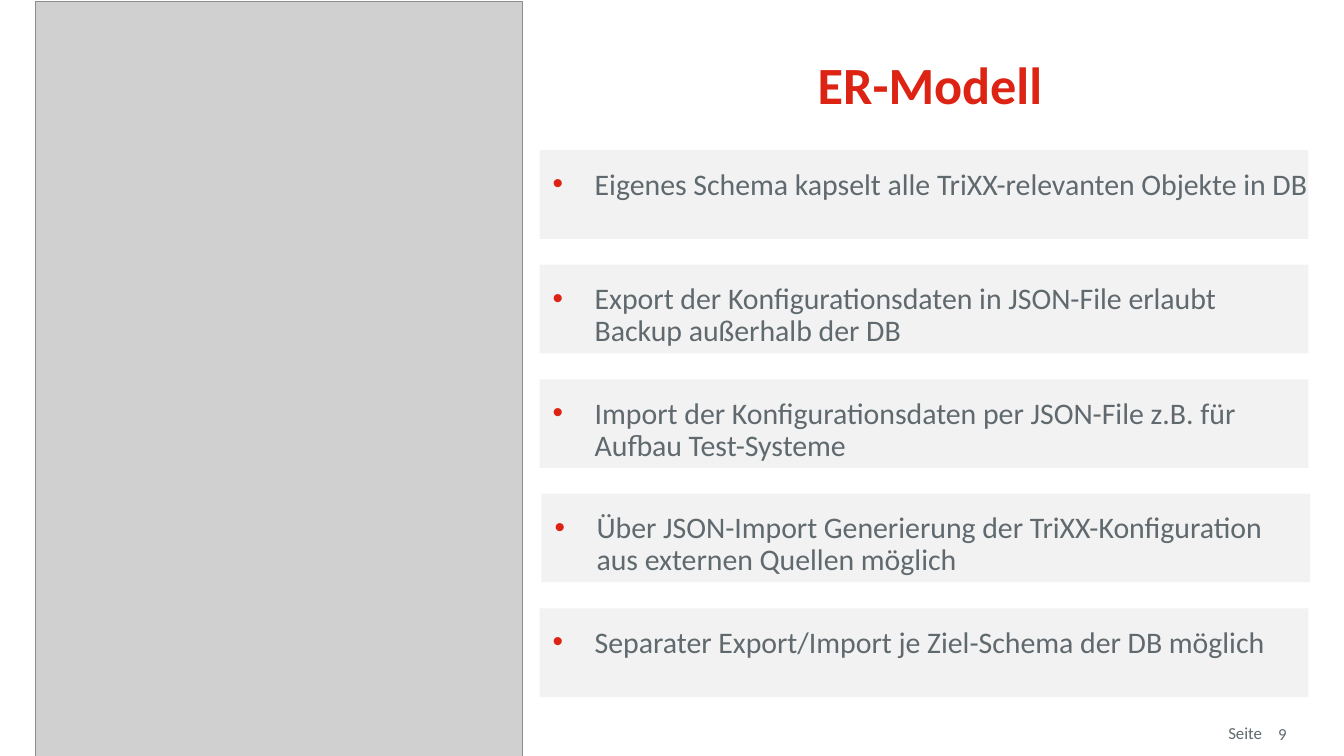
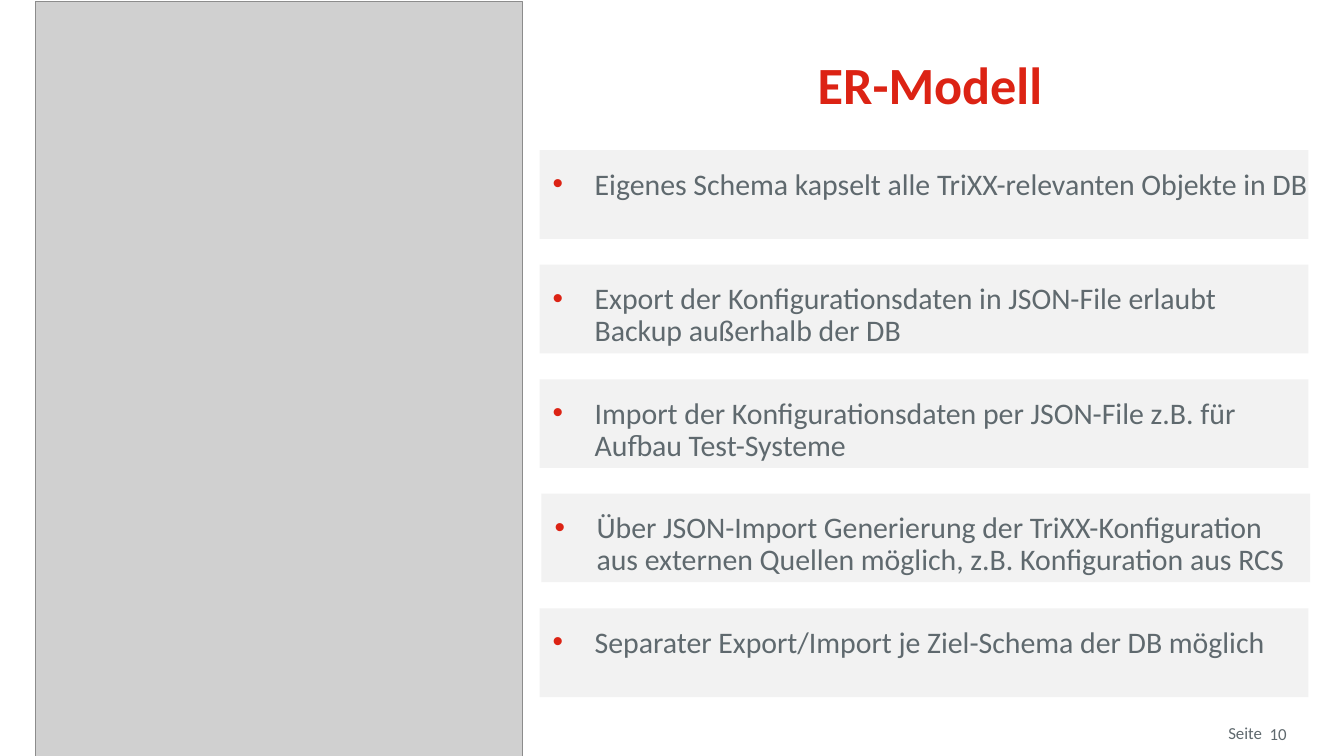
Before and after one commit to osp-ottogroup/movex-cdc, a slide deck: slide 10 of doc/2021-12_TriXX_ITTage.pptx (slide 9 before the commit). Drawn at 1344x756 pixels with LibreOffice and Linux fonts; fonts in the diff are those of the drawing; grey boxes stand for pictures; background and template pictures are left out. Boxes give left, top, right and bottom in pixels: in the first picture for what was removed or moved away, otherwise in the second. Text is boxed around its words. In the diff, an @@ line names an element or a change of style, - is before the commit and + after.

```diff
--- a/doc/2021-12_TriXX_ITTage.pptx
+++ b/doc/2021-12_TriXX_ITTage.pptx
@@ text in rectangle at (x1=597, y1=514, x2=1283, y2=575): text changed @@
-• Über JSON-Import Generierung der TriXX-Konfiguration aus externen Quellen möglich
+• Über JSON-Import Generierung der TriXX-Konfiguration aus externen Quellen möglich, z.B. Konfiguration aus RCS
@@ page number at (x1=1270, y1=729, x2=1287, y2=740): text changed @@
-9
+10
```
Also in this commit, not shown: 4 other slides changed, 1 slide removed, 2 other files.
